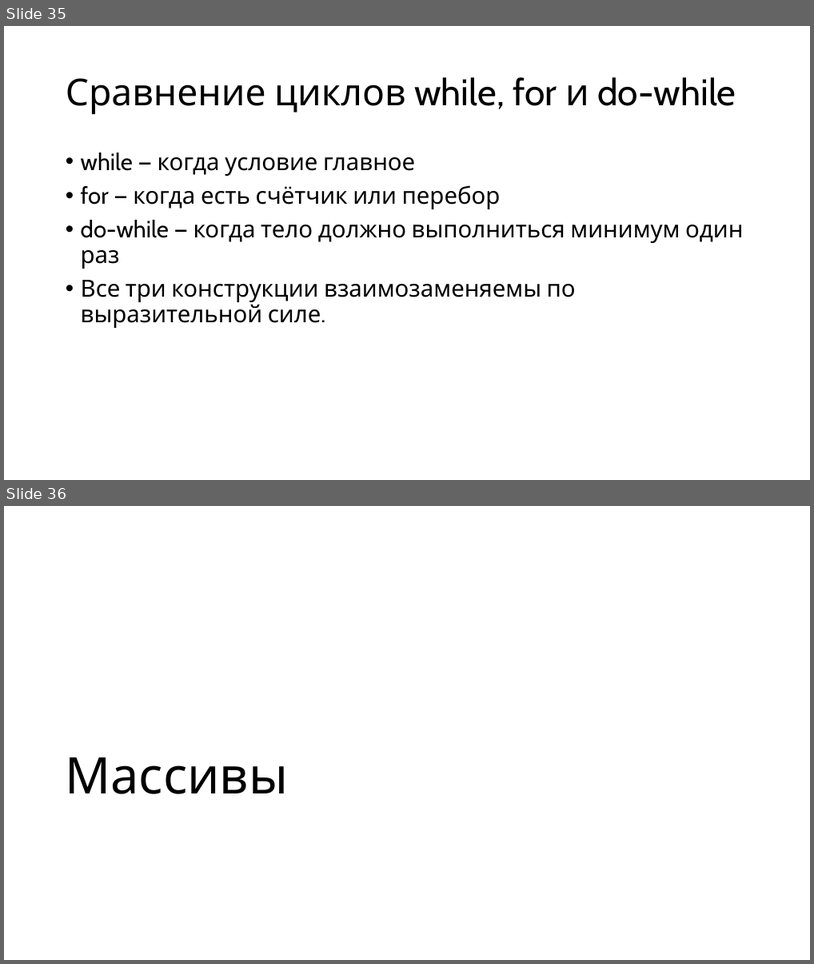
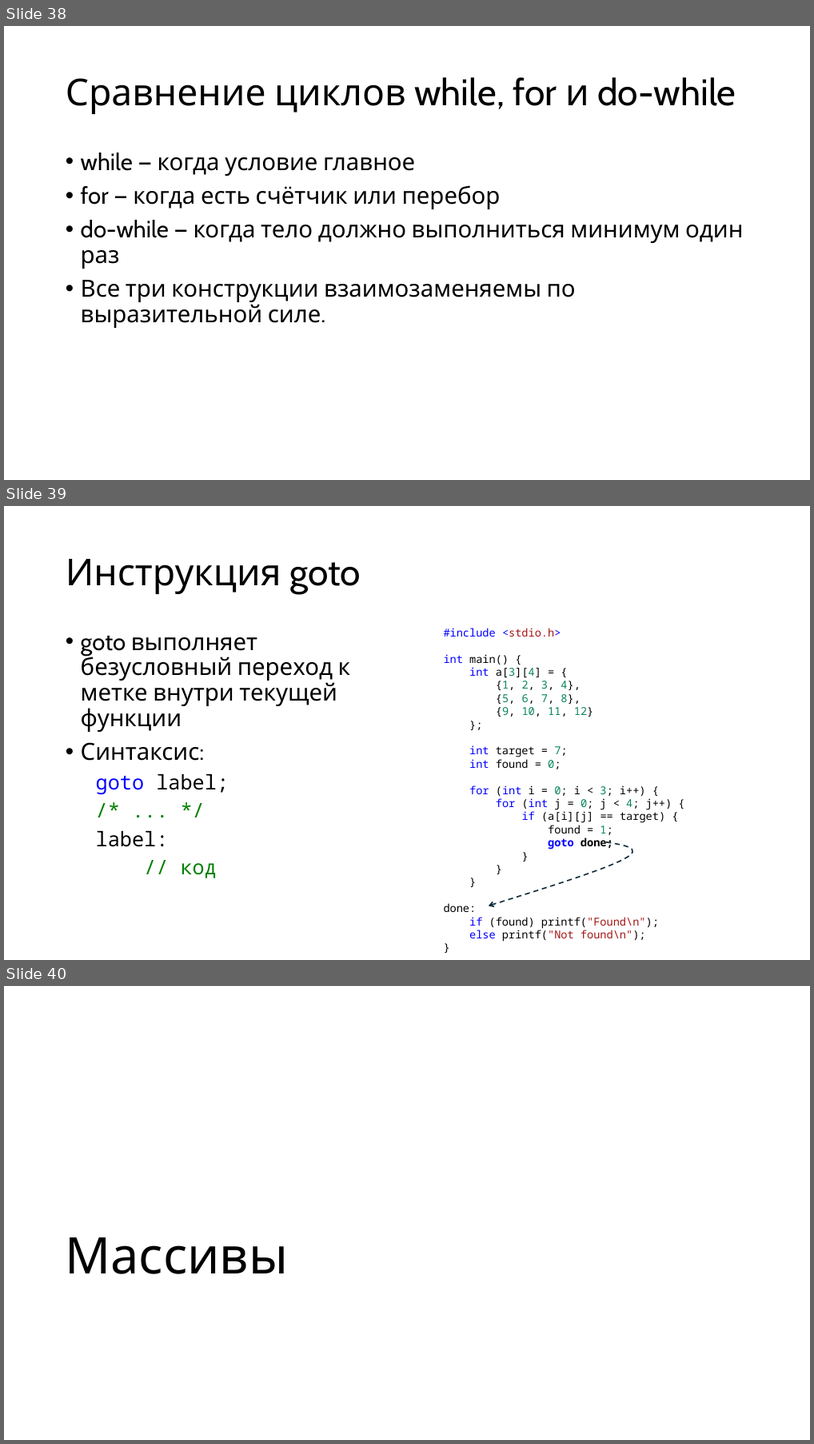
Before and after one commit to alexey-malov/mpp, a slide deck: lectures/02/Control Flow and Arrays.pptx. Shown one above the other, each under a label of ours: slides 35 and 36 before the commit, slides 38, 39 and 40 after it. The pictures are 814x964 and 814x1444 pixels, drawn with LibreOffice and Linux fonts; fonts in the diff are those of the drawing. Boxes give left, top, right and bottom in pixels: in the first picture for what was removed or moved away, otherwise in the second. Text is boxed around its words. In the diff, an @@ line names an element or a change of style, - is before the commit and + after.

Commit message:
Добавил информацию в презентацию про break, continue, goto

```diff
--- a/lectures/02/Control Flow and Arrays.pptx
+++ b/lectures/02/Control Flow and Arrays.pptx
@@ slide 39 added at (4, 506, 810, 960), background #FFFFFF @@
@@ title added at (66, 559, 361, 594), 44 pt, text #000000 @@
+Инструкция goto
@@ text added at (81, 635, 351, 878), 28 pt, text #000000 @@
+• goto выполняет безусловный переход к метке внутри текущей функции
+• Синтаксис:
+  goto label;
+  /* ... */
+  label:
+  // код
@@ text added at (444, 628, 673, 941), 13 pt, text #000000 @@
+#include <stdio.h>
+int main() {
+int a[3][4] = {
+{1, 2, 3, 4},
+{5, 6, 7, 8},
+{9, 10, 11, 12}
+};
+int target = 7;
+int found = 0;
+for (int i = 0; i < 3; i++) {
+for (int j = 0; j < 4; j++) {
+if (a[i][j] == target) {
+found = 1;
+goto done;
+}
+}
+}
+done:
+if (found) printf("Found\n");
+else printf("Not found\n");
+}
@@ freeform shape added at (489, 842, 633, 905), outline #092A39 1.5 pt dashed @@
@@ what was slide 35 is now slide 38 @@
@@ what was slide 36 is now slide 40 @@
```
Also in this commit, not shown: 3 other slides added.
